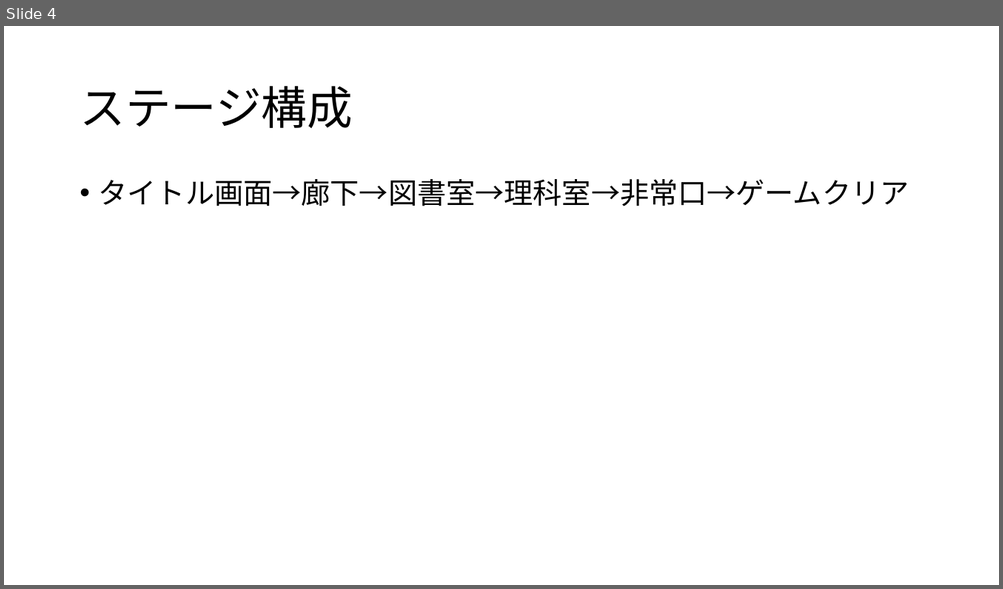
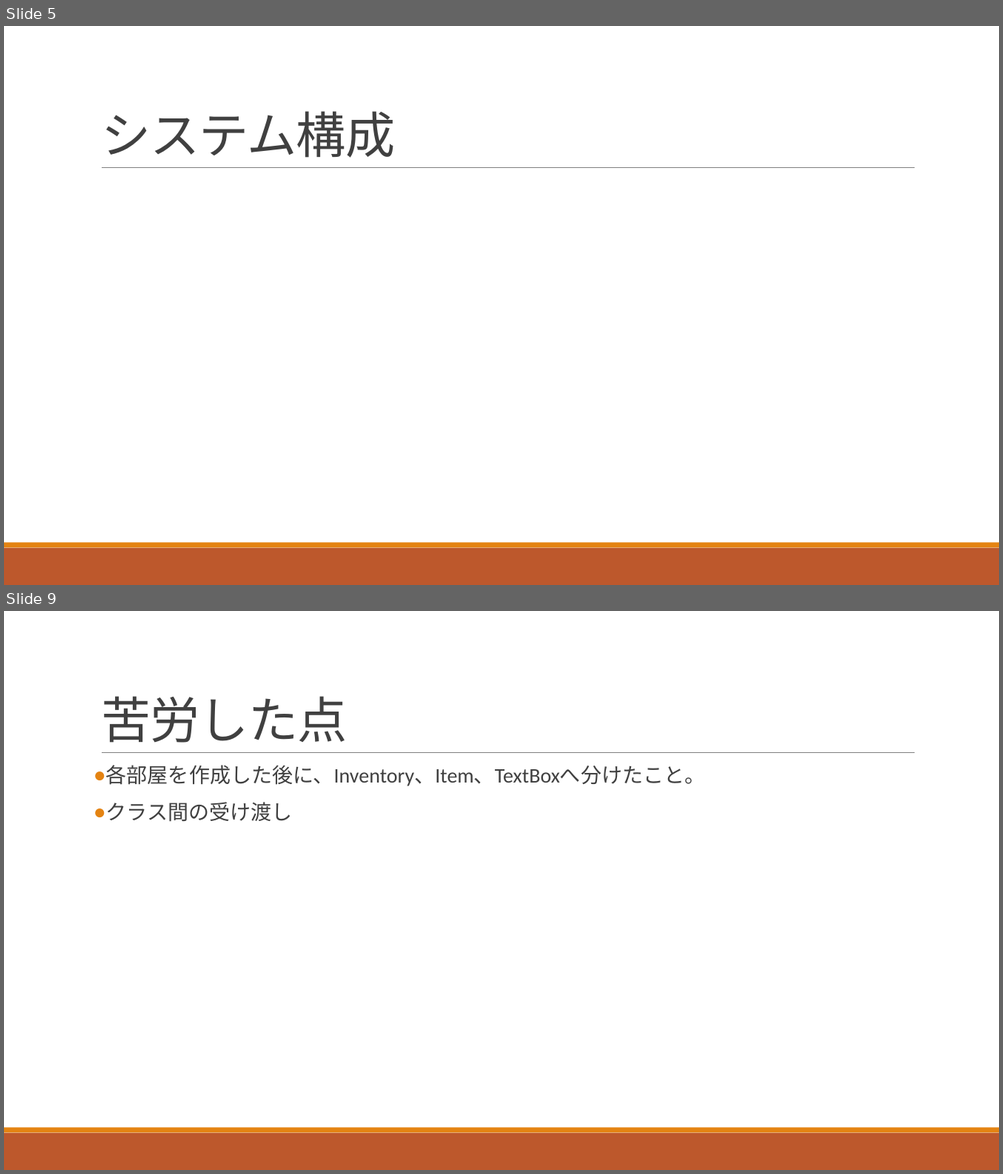
Before and after one commit to YudaiSugimoto17/team-7, a slide deck: presentation/presentation.pptx. Shown one above the other, each under a label of ours: slide 4 before the commit, slides 5 and 9 after it; the slides between them are not shown. The pictures are 1003x589 and 1003x1174 pixels, drawn with LibreOffice and Linux fonts; fonts in the diff are those of the drawing. Boxes give left, top, right and bottom in pixels: in the first picture for what was removed or moved away, otherwise in the second. Text is boxed around its words. In the diff, an @@ line names an element or a change of style, - is before the commit and + after.

Commit message:
途中まで作成しました

```diff
--- a/presentation/presentation.pptx
+++ b/presentation/presentation.pptx
@@ slide 9 added at <box>4,611,999,1170</box>, background #FFFFFF; not listed: 3 template elements that a slide beside it also shows @@
@@ title added at <box>101,696,347,743</box>, 48 pt, text #404040 @@
+苦労した点
@@ text added at <box>106,765,705,822</box>, 20 pt, text #404040 @@
+● 各部屋を作成した後に、Inventory、Item、TextBoxへ分けたこと。
+● クラス間の受け渡し
@@ what was slide 4 is now slide 5 @@
@@ slide 5 changed as well @@
@@ title "システム構成" at <box>101,111,395,158</box>: vertical alignment middle to bottom @@
@@ title at <box>101,111,395,158</box>: text changed; size 44 to 48 pt; font Noto Sans CJK JP to Calibri; text colour #000000 to #404040 @@
-ステージ構成
+システム構成
@@ text removed at <box>99,179,909,207</box> @@
-• タイトル画面→廊下→図書室→理科室→非常口→ゲームクリア
@@ line added from (102, 168) to (915, 168), #808080 0.5 pt @@
@@ rectangle added at <box>4,548,999,585</box>, fill #BD582C @@
@@ rectangle added at <box>4,543,999,548</box>, fill #E48312 @@
```
Also in this commit, not shown: 1 other slide changed, 6 other slides added, 2 slides removed, 1 other file.
